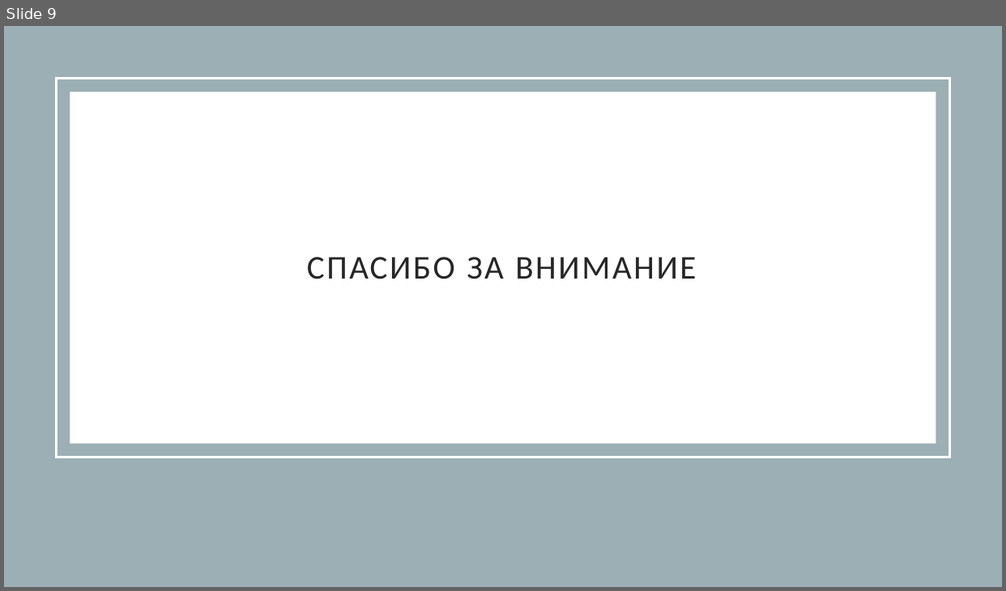
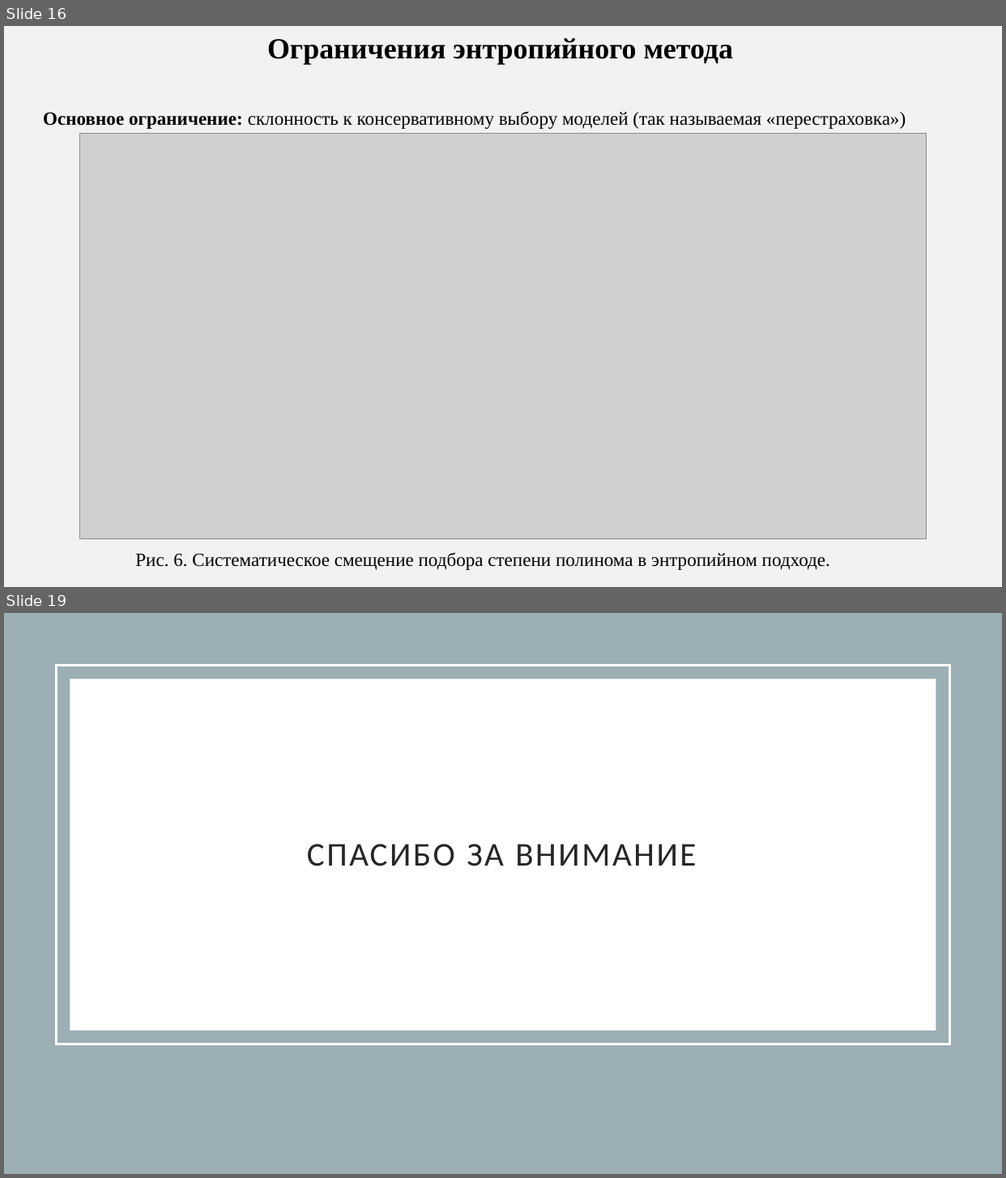
Before and after one commit to AnfimovAleksandr/mag_diploma, a slide deck: Тезис_для_конференции/Anfimov_tezis.pptx. Shown one above the other, each under a label of ours: slide 9 before the commit, slides 16 and 19 after it; the slides between them are not shown. The pictures are 1006x591 and 1006x1178 pixels, drawn with LibreOffice and Linux fonts; fonts in the diff are those of the drawing; grey boxes stand for pictures. Boxes give left, top, right and bottom in pixels: in the first picture for what was removed or moved away, otherwise in the second. Text is boxed around its words. In the diff, an @@ line names an element or a change of style, - is before the commit and + after.

```diff
--- a/Тезис_для_конференции/Anfimov_tezis.pptx
+++ b/Тезис_для_конференции/Anfimov_tezis.pptx
@@ slide 16 added at (x1=4, y1=26, x2=1002, y2=587), background #F2F2F2 @@
@@ text added at (x1=267, y1=38, x2=734, y2=64), 28 pt, text #000000, bold @@
+Ограничения энтропийного метода
@@ text added at (x1=43, y1=111, x2=906, y2=129), 18 pt, text #000000 @@
+Основное ограничение: склонность к консервативному выбору моделей (так называемая «перестраховка»)
@@ picture added at (x1=79, y1=133, x2=927, y2=540) @@
@@ text added at (x1=135, y1=552, x2=830, y2=570), 18 pt, text #000000 @@
+Рис. 6. Систематическое смещение подбора степени полинома в энтропийном подходе.
@@ what was slide 9 is now slide 19 @@
```
Also in this commit, not shown: 5 slides changed, 10 other slides added, 1 slide removed, 11 other files.
